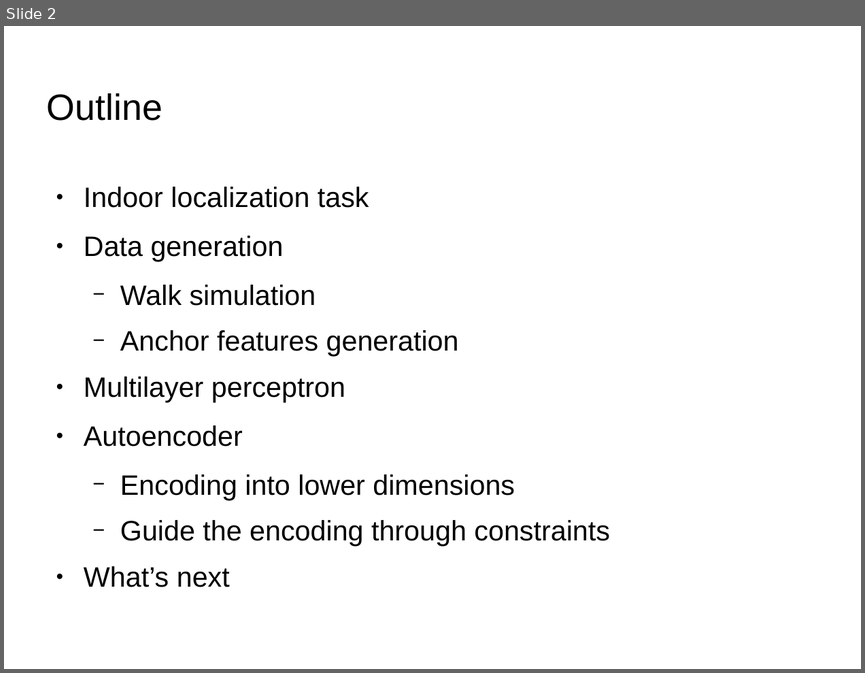
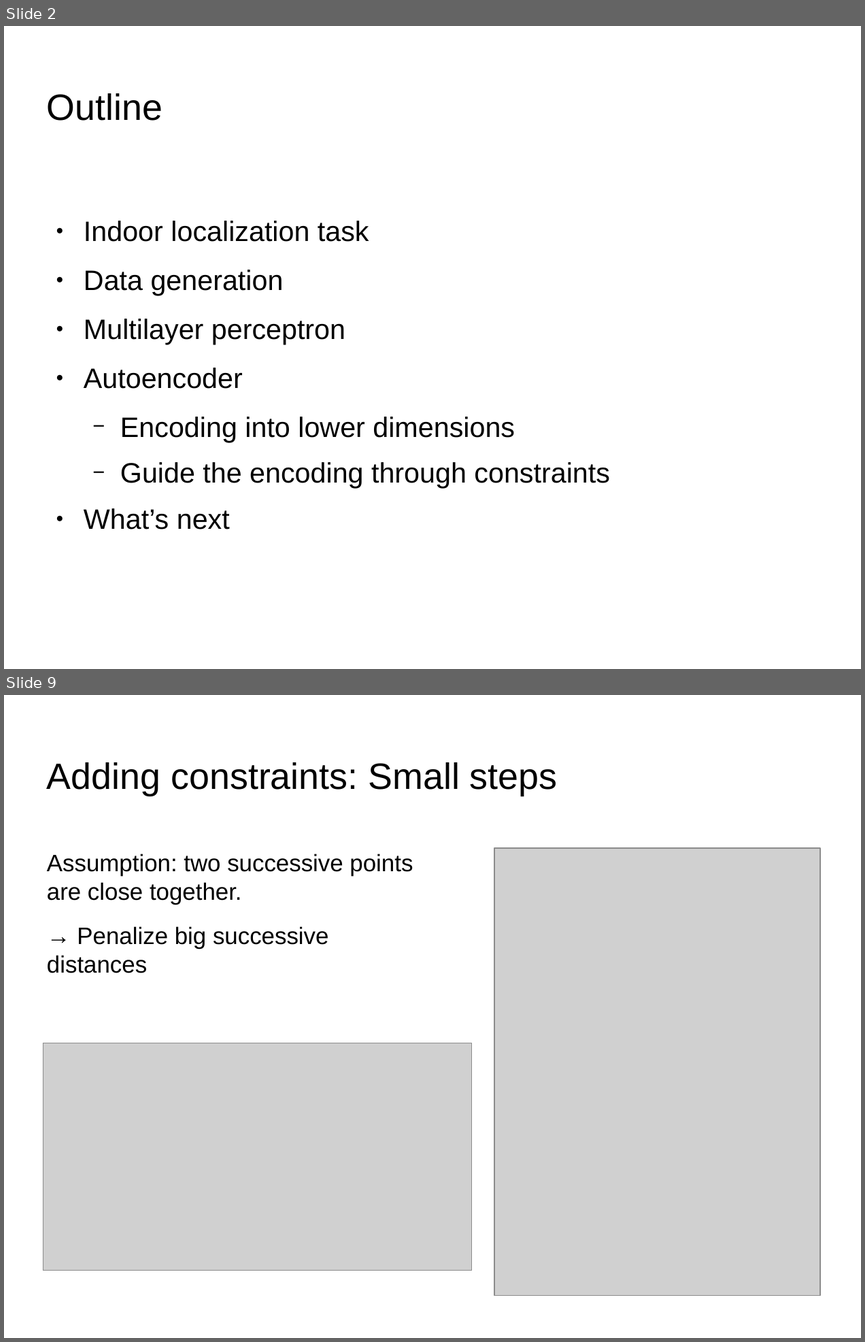
Before and after one commit to Painguin/Learning-based-multi-modal-indoor-localization, a slide deck: midterm_presentation.odp. Shown one above the other, each under a label of ours: slide 2 before the commit, slides 2 and 9 after it; the slides between them are not shown. The pictures are 865x673 and 865x1342 pixels, drawn with LibreOffice and Linux fonts; fonts in the diff are those of the drawing; grey boxes stand for pictures; background and template pictures are left out. Boxes give left, top, right and bottom in pixels: in the first picture for what was removed or moved away, otherwise in the second. Text is boxed around its words. In the diff, an @@ line names an element or a change of style, - is before the commit and + after.

```diff
--- a/midterm_presentation.odp
+++ b/midterm_presentation.odp
@@ slide 9 added at box(4, 695, 861, 1338), background picture (left out) @@
@@ title added at box(47, 762, 558, 796), 33.9 pt, text #000000 @@
+Adding constraints: Small steps
@@ text added at box(47, 853, 413, 973), 22 pt, text #000000 @@
+Assumption: two successive points are close together.
+→ Penalize big successive distances
@@ picture added at box(494, 848, 821, 1295) @@
@@ picture added at box(43, 1042, 472, 1270) @@
@@ slide 2 changed as well @@
@@ text "Indoor localization task": place and size @@
-text "Indoor localization task" at box(84, 186, 610, 587)
+text "Indoor localization task" at box(84, 220, 610, 529)
@@ text at box(120, 284, 459, 356): paragraphs removed @@
-  − Walk simulation
-  − Anchor features generation
```
Also in this commit, not shown: 4 other slides changed, 6 other slides added, 8 slides removed, 28 other files.
